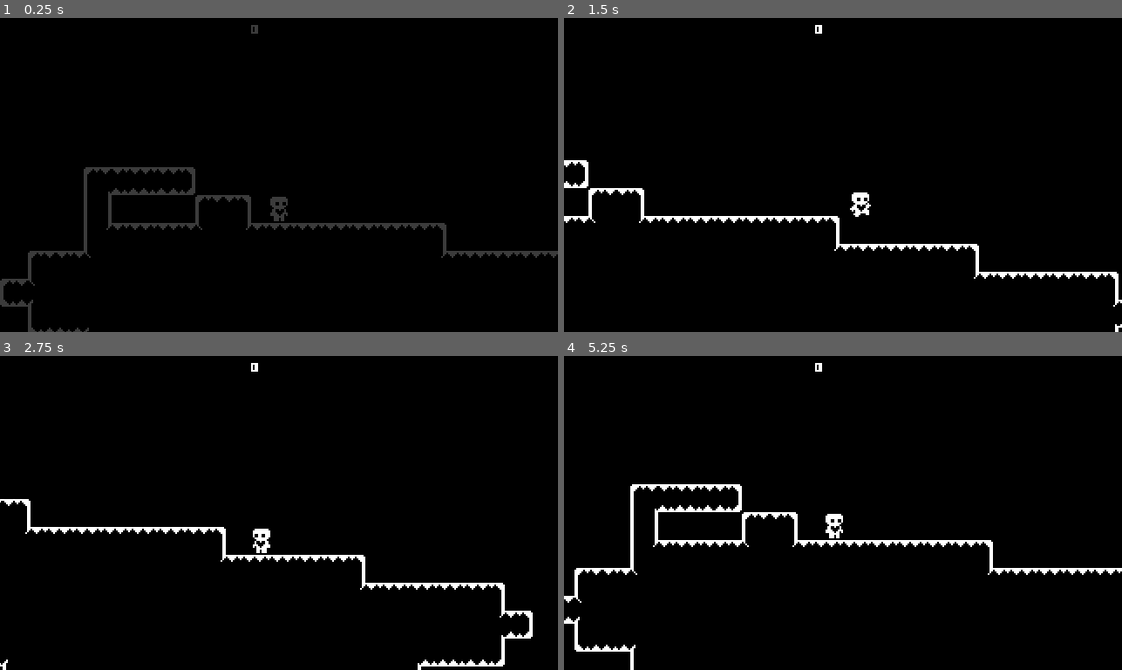
Above: before the commit, frames 1-4 (two rows, left to right).
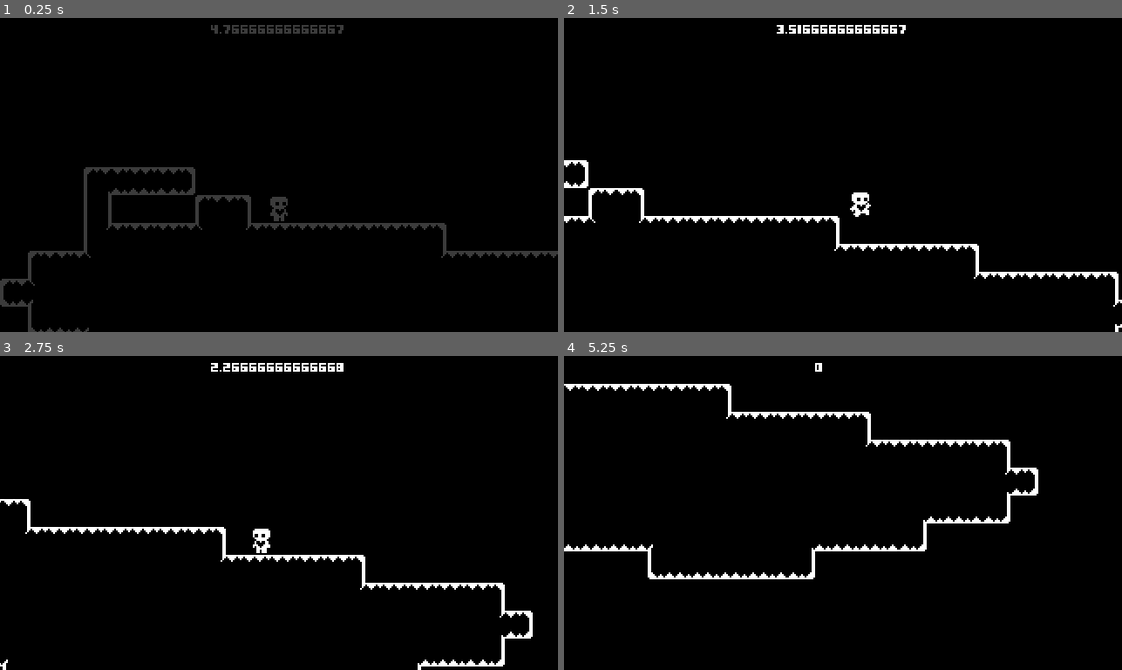
Above: after the commit, the same moments.

Repository: BenjaminZrakic/Astroventure
Game: Godot game, scene res://Scenes/Merkur.tscn
Same seed, same stepped clock (60 frames per second), same inputs: the game is played once before the commit and once after it. This scene is started directly instead of the project's main scene.
Inputs:
- Up to frame 1 (0.25 s): no input
- Up to frame 2 (1.5 s): tap Enter (ui_accept) at 0.5, 0.77 s; hold Right (ui_right) from 0.53 s (still down)
- Up to frame 3 (2.75 s): tap Enter (ui_accept) at 1.52 s; release Right (ui_right) at 2.03 s; hold Left (ui_left) from 2.03 s (still down)
- Up to frame 4 (5.25 s): release Left (ui_left) at 2.78 s; hold Right (ui_right) 2.78-4.28 s; tap Enter (ui_accept) at 3.02, 3.77, 4.52 s; hold Left (ui_left) 4.28-5.03 s; hold Right (ui_right) from 5.03 s (still down)

The runs differ from the first frame. In frame 1, 0.4% of the frame differs, in the area x 37-62%, y 2-5%; in frame 2, 0.4%; in frame 3, 0.4%; in frame 4, 5.2%, in the area x 0-100%, y 8-100%.
Error before the commit: Invalid assignment of property or key 'text' with value of type 'float' on a base object of type 'Label'. (res://Scenes/Merkur.gd:15)

Commit message:
Mali fix

Diff:
--- a/Scenes/Merkur.gd
+++ b/Scenes/Merkur.gd
@@ -7,21 +7,25 @@
 
 # Called when the node enters the scene tree for the first time.
 func _ready():
-	pass # Replace with function body.
+	print("Hello")
+	timer.start()
 
 
 # Called every frame. 'delta' is the elapsed time since the previous frame.
 func _process(delta):
-	level_time_label.text = timer.time_left
+	level_time_label.text = str(timer.time_left)
+	print(timer.time_left)
 
 
 func _on_timer_timeout():
 	player.queue_free()
 
 
-func _on_area_2d_body_entered(body):
+
+
+func _on_sigurna_zona_body_entered(body):
 	timer.stop()
 
 
-func _on_area_2d_body_exited(body):
+func _on_sigurna_zona_body_exited(body):
 	timer.start()
--- a/Scenes/Merkur.tscn
+++ b/Scenes/Merkur.tscn
@@ -1,9 +1,12 @@
-[gd_scene load_steps=5 format=3 uid="uid://b31buuekgr8yi"]
+[gd_scene load_steps=6 format=3 uid="uid://b31buuekgr8yi"]
 
 [ext_resource type="PackedScene" uid="uid://dkkor7cqf3sc2" path="res://Scenes/world.tscn" id="1_5d7uo"]
 [ext_resource type="Script" path="res://Scenes/Merkur.gd" id="2_qspt0"]
 [ext_resource type="Resource" uid="uid://bsq4y7ak87qk2" path="res://Resources/merkurMovement.tres" id="3_adgt8"]
 [ext_resource type="PackedScene" uid="uid://bsfimydkpnvog" path="res://Scenes/sigurna_zona.tscn" id="4_h37h2"]
+
+[sub_resource type="RectangleShape2D" id="RectangleShape2D_542q2"]
+size = Vector2(20, 72)
 
 [node name="World" instance=ExtResource("1_5d7uo")]
 
@@ -21,5 +24,12 @@
 one_shot = true
 
 [node name="SigurnaZona" parent="." index="9" instance=ExtResource("4_h37h2")]
+position = Vector2(116, -7)
+
+[node name="CollisionShape2D" type="CollisionShape2D" parent="SigurnaZona" index="0"]
+position = Vector2(0, -4)
+shape = SubResource("RectangleShape2D_542q2")
 
 [connection signal="timeout" from="Timer" to="ScriptNode" method="_on_timer_timeout"]
+[connection signal="body_entered" from="SigurnaZona" to="ScriptNode" method="_on_sigurna_zona_body_entered"]
+[connection signal="body_exited" from="SigurnaZona" to="ScriptNode" method="_on_sigurna_zona_body_exited"]
